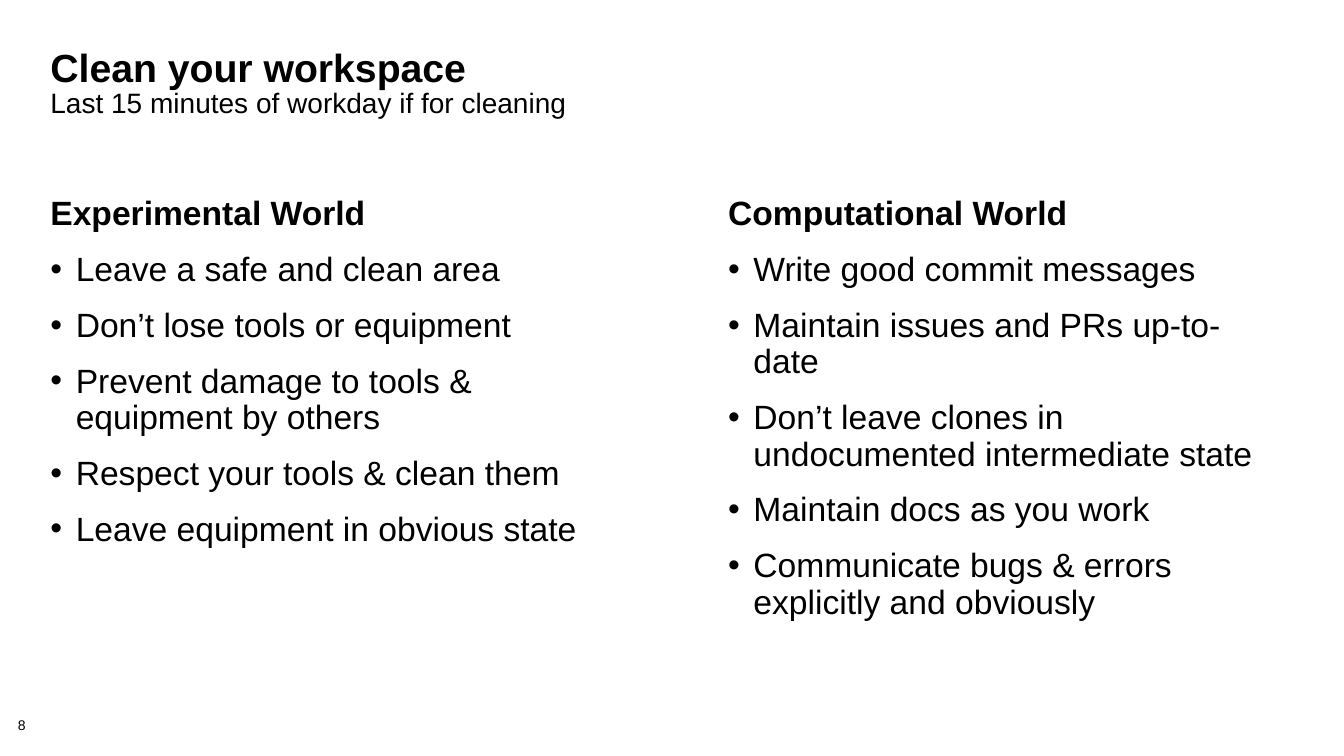
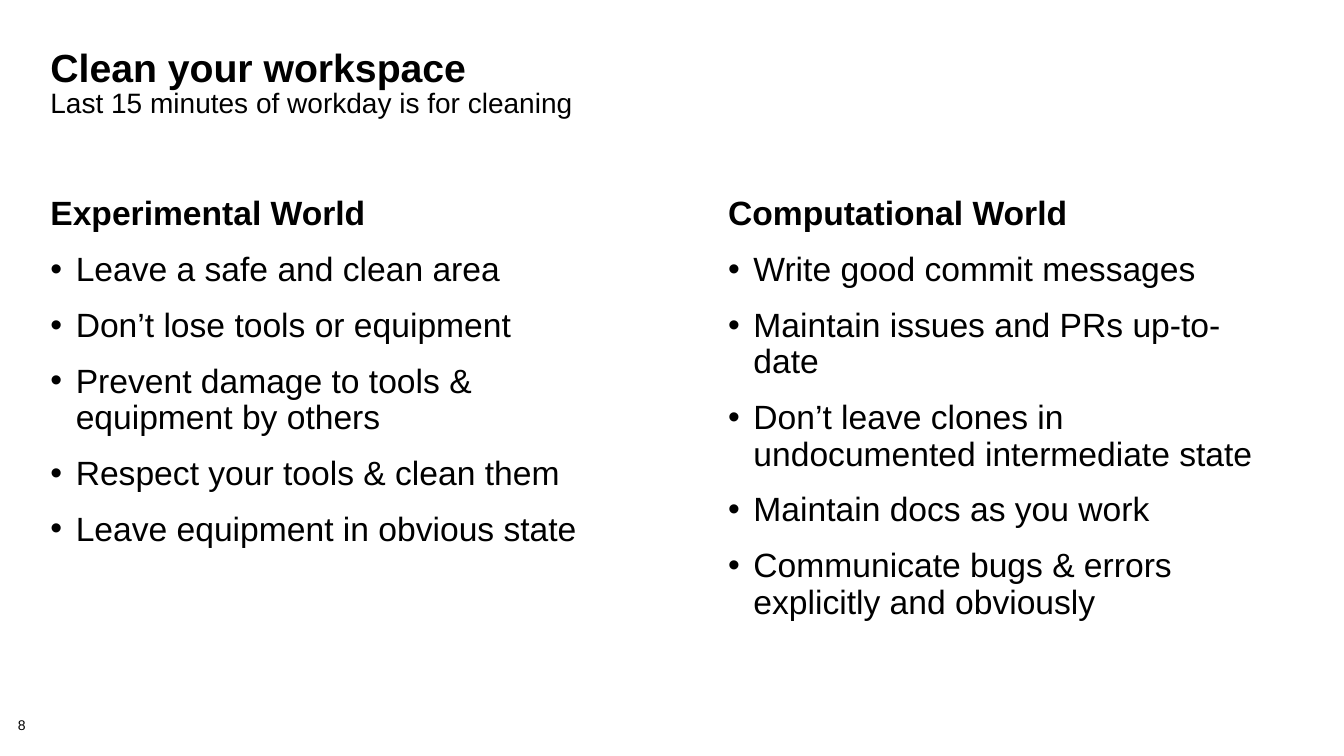
Before and after one commit to bssw-tutorial/presentations, a slide deck: slide 8 of computational-expts.pptx. Drawn at 1344x756 pixels with LibreOffice and Linux fonts; fonts in the diff are those of the drawing; background and template pictures are left out. Boxes give left, top, right and bottom in pixels: in the first picture for what was removed or moved away, otherwise in the second. Text is boxed around its words. In the diff, an @@ line names an element or a change of style, - is before the commit and + after.

```diff
--- a/computational-expts.pptx
+++ b/computational-expts.pptx
@@ title at [50, 53, 572, 118]: text changed @@
-Clean your workspace
-Last 15 minutes of workday if for cleaning
+Clean your workspace
+Last 15 minutes of workday is for cleaning
```
Also in this commit, not shown: 1 other slide changed, 12 slides added, 1 slide removed.
